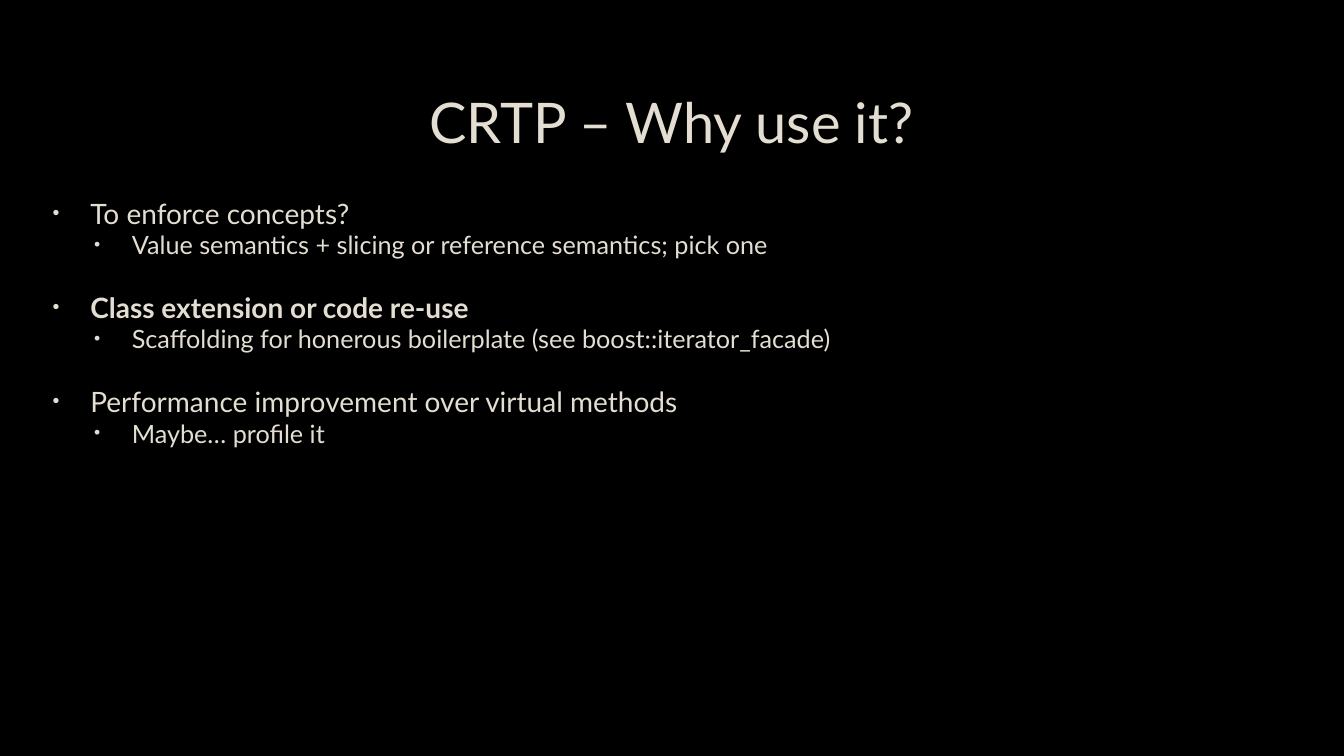
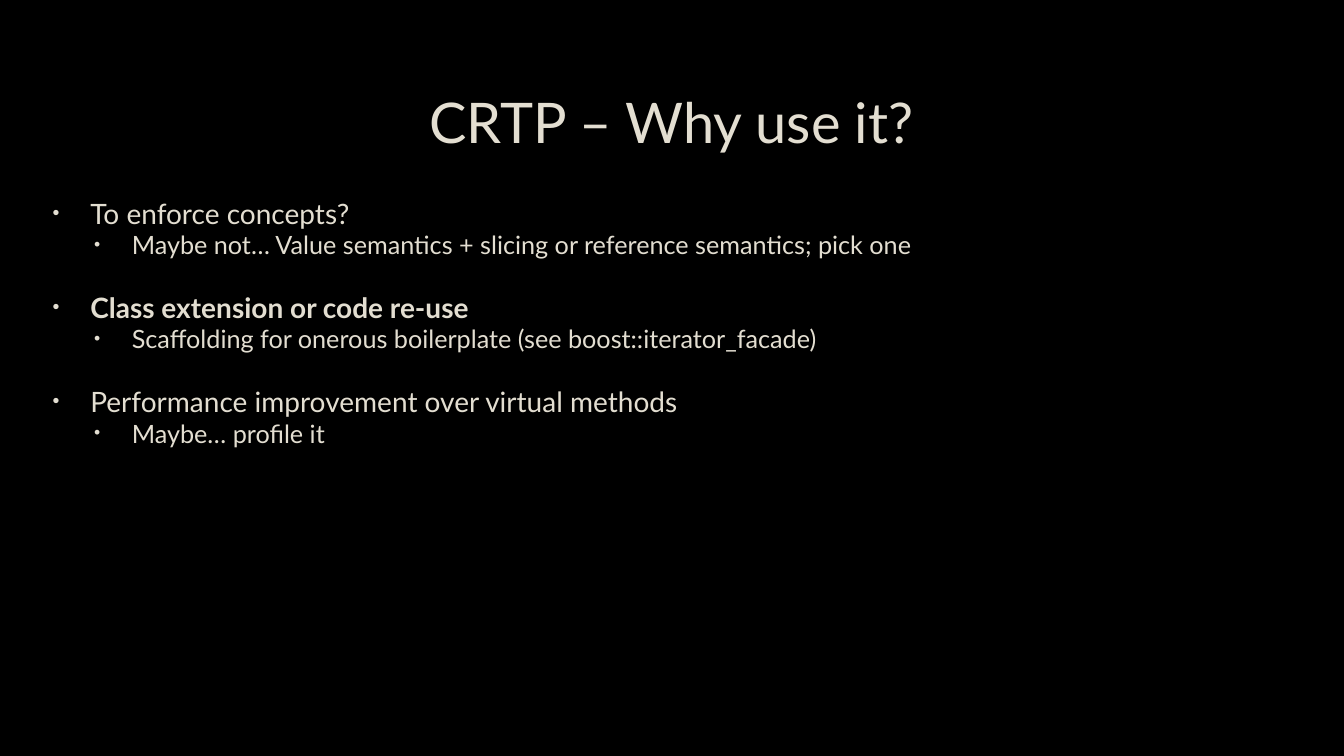
Before and after one commit to capsocrates/crtp-meetup-talk, a slide deck: slide 16 of CRTP.pptx (slide 14 before the commit). Drawn at 1344x756 pixels with LibreOffice and Linux fonts; fonts in the diff are those of the drawing; background and template pictures are left out. Boxes give left, top, right and bottom in pixels: in the first picture for what was removed or moved away, otherwise in the second. Text is boxed around its words. In the diff, an @@ line names an element or a change of style, - is before the commit and + after.

```diff
--- a/CRTP.pptx
+++ b/CRTP.pptx
@@ text at box(132, 235, 911, 259): text changed @@
-  • Value semantics + slicing or reference semantics; pick one
+  • Maybe not… Value semantics + slicing or reference semantics; pick one
@@ text at box(132, 328, 816, 353): text changed @@
-  • Scaffolding for honerous boilerplate (see boost::iterator_facade)
+  • Scaffolding for onerous boilerplate (see boost::iterator_facade)
```
Also in this commit, not shown: 3 other slides changed, 2 slides added, 1 other file.
